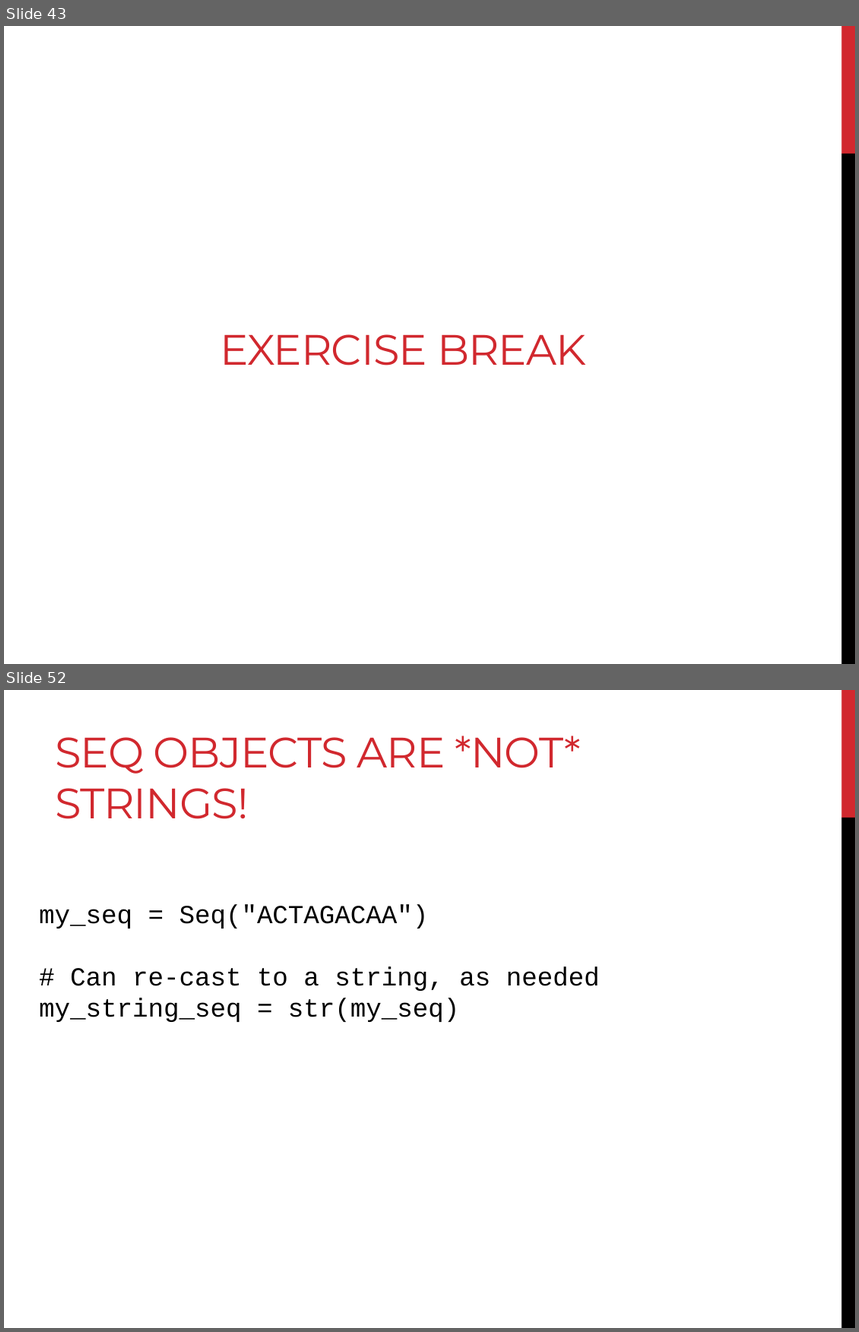
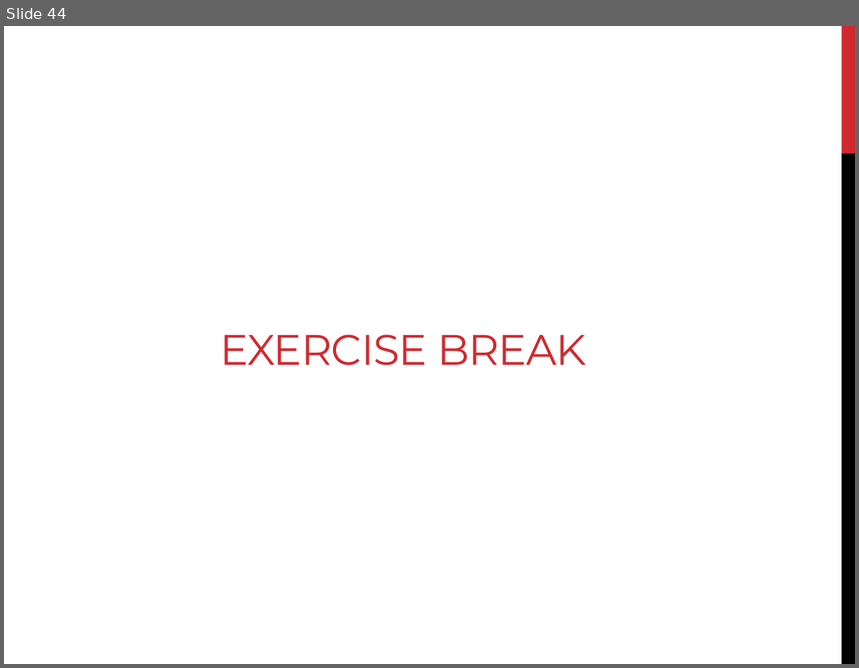
Before and after one commit to BjornFJohansson/ccbb_bigdata2015_python, a slide deck: slides/slides_day4.pptx. Shown one above the other, each under a label of ours: slides 43 and 52 before the commit, slide 44 after it; the slides between them are not shown. The pictures are 859x1332 and 859x668 pixels, drawn with LibreOffice and Linux fonts; fonts in the diff are those of the drawing. Boxes give left, top, right and bottom in pixels: in the first picture for what was removed or moved away, otherwise in the second. Text is boxed around its words. In the diff, an @@ line names an element or a change of style, - is before the commit and + after.

```diff
--- a/slides/slides_day4.pptx
+++ b/slides/slides_day4.pptx
@@ slide 52 removed at (x1=4, y1=690, x2=855, y2=1328), background #FFFFFF; not listed: 2 template elements that a slide beside it also shows @@
@@ title removed at (x1=55, y1=736, x2=581, y2=819) @@
-SEQ OBJECTS ARE *NOT* STRINGS!
@@ text removed at (x1=39, y1=904, x2=600, y2=1022) @@
-my_seq = Seq("ACTAGACAA")
-# Can re-cast to a string, as needed
-my_string_seq = str(my_seq)
@@ what was slide 43 is now slide 44 @@
```
Also in this commit, not shown: 6 slides changed, 5 slides added, 36 other slides removed, 1 other file.
